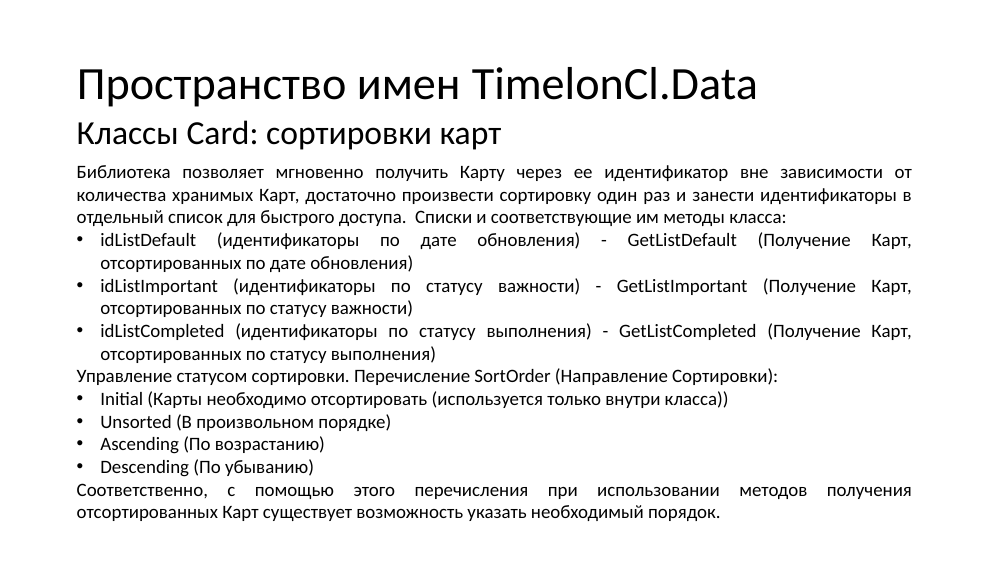
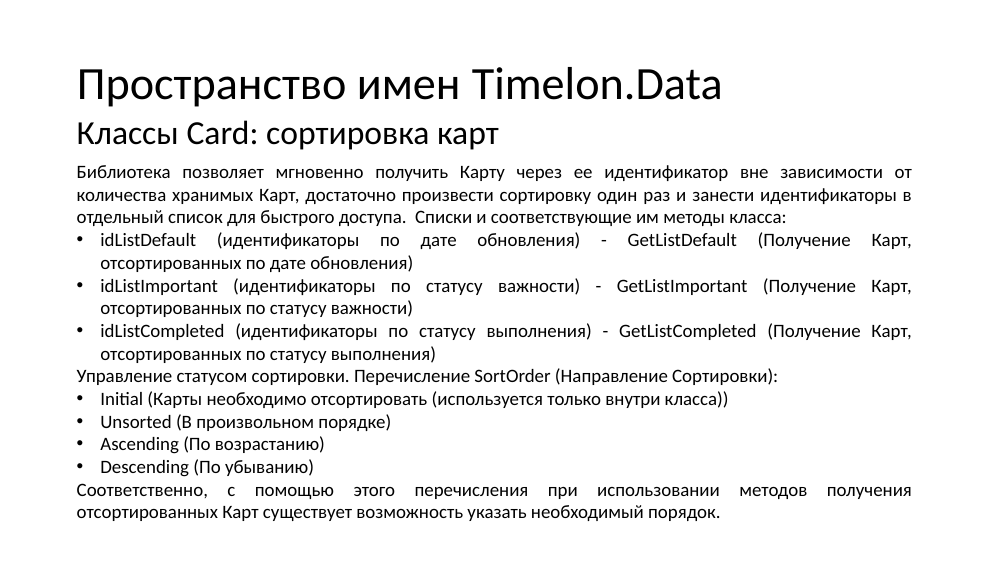
Before and after one commit to N0tilT/Timelon, a slide deck: slide 19 of docs/Timelon.pptx (slide 20 before the commit). Drawn at 1008x567 pixels with LibreOffice and Linux fonts; fonts in the diff are those of the drawing. Boxes give left, top, right and bottom in pixels: in the first picture for what was removed or moved away, otherwise in the second. Text is boxed around its words. In the diff, an @@ line names an element or a change of style, - is before the commit and + after.

```diff
--- a/docs/Timelon.pptx
+++ b/docs/Timelon.pptx
@@ title at [77,67,723,107]: text changed @@
-Пространство имен TimelonCl.Data
+Пространство имен Timelon.Data
@@ text at [77,120,499,150]: text changed @@
-Классы Card: сортировки карт
+Классы Card: сортировка карт
```
Also in this commit, not shown: 8 other slides changed, 2 slides removed, 1 other file.
